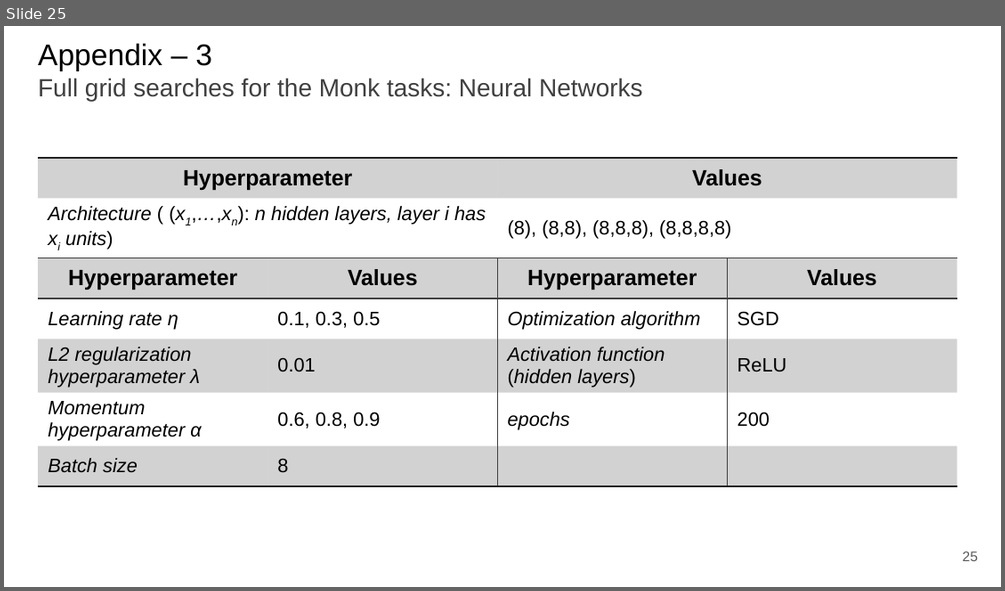
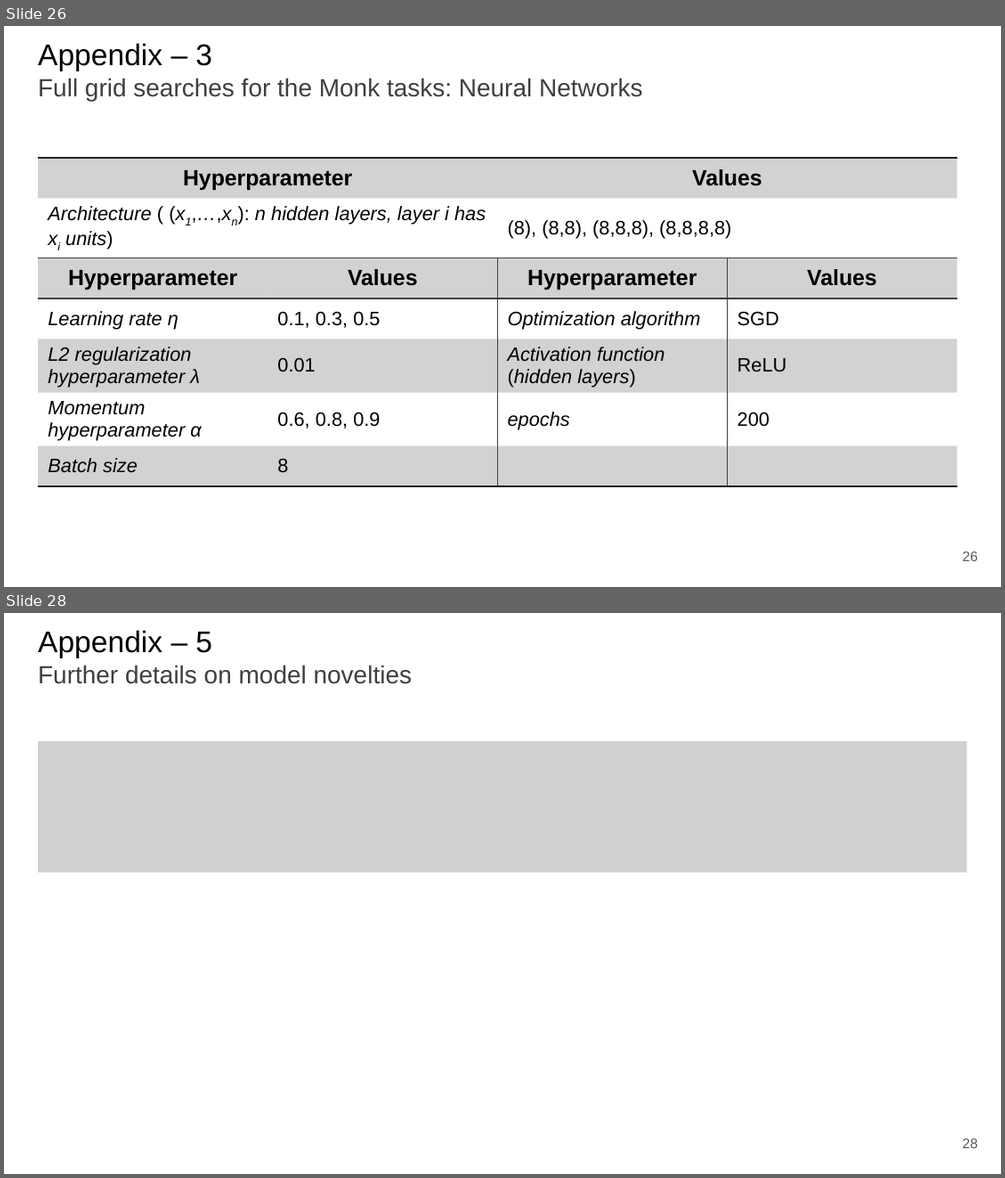
Before and after one commit to paolo-junior-mollica/machine-learning-project, a slide deck: relazione/ML-2023-PRJ-Slides-Demo.pptx. Shown one above the other, each under a label of ours: slide 25 before the commit, slides 26 and 28 after it; the slides between them are not shown. The pictures are 1005x591 and 1005x1178 pixels, drawn with LibreOffice and Linux fonts; fonts in the diff are those of the drawing; grey boxes stand for pictures. Boxes give left, top, right and bottom in pixels: in the first picture for what was removed or moved away, otherwise in the second. Text is boxed around its words. In the diff, an @@ line names an element or a change of style, - is before the commit and + after.

```diff
--- a/relazione/ML-2023-PRJ-Slides-Demo.pptx
+++ b/relazione/ML-2023-PRJ-Slides-Demo.pptx
@@ slide 28 added at (x1=4, y1=613, x2=1001, y2=1174), background #FFFFFF @@
@@ title added at (x1=38, y1=630, x2=412, y2=684), 18 pt, text #3F3F3F @@
+Appendix – 5
+Further details on model novelties
@@ picture added at (x1=38, y1=741, x2=967, y2=872) @@
@@ page number added at (x1=963, y1=1138, x2=978, y2=1148), 10 pt, text #595959 @@
+28
@@ what was slide 25 is now slide 26 @@
@@ page number at (x1=963, y1=551, x2=978, y2=561): text changed @@
-25
+26
```
Also in this commit, not shown: 7 slides changed, 1 other slide added.
